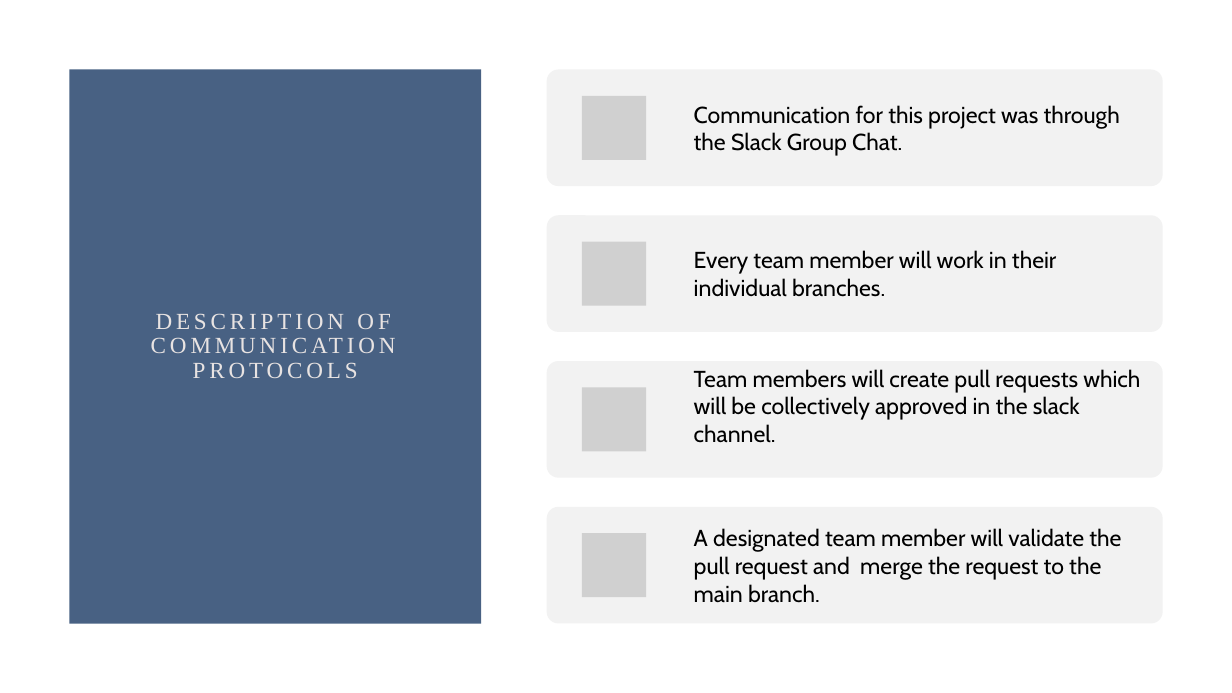
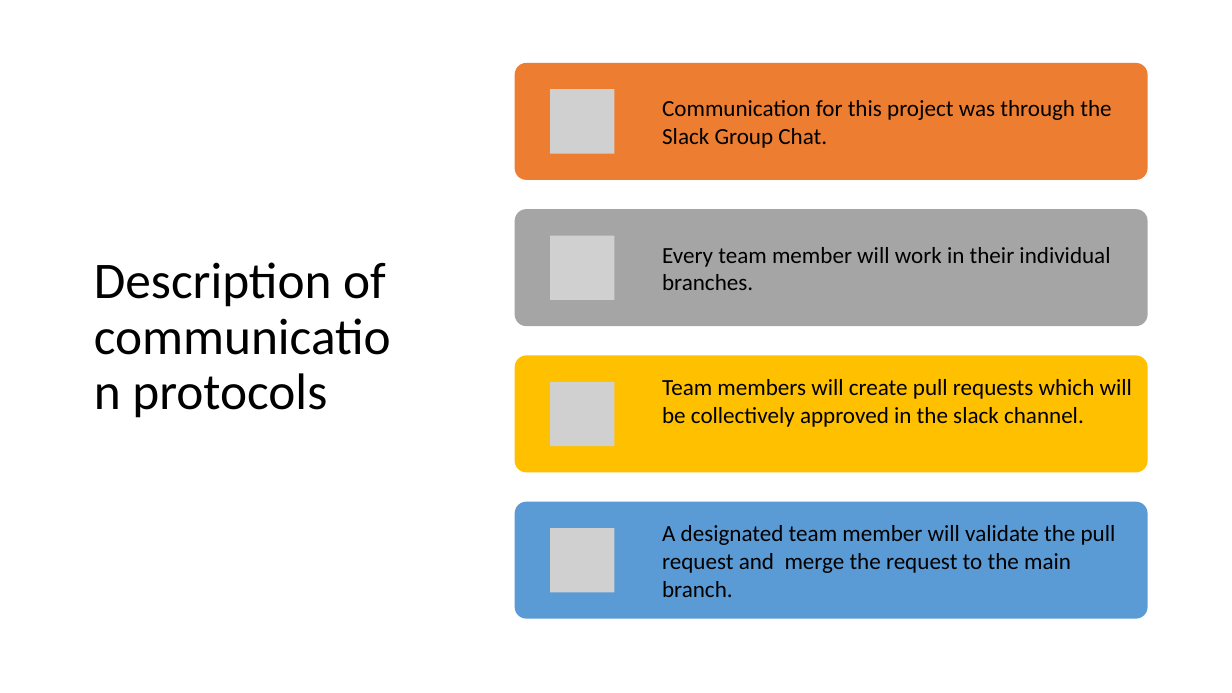
Before and after one commit to dsaulsb1/Fraud-Project, a slide deck: slide 22 of FraudProject2021.pptx (slide 23 before the commit). Drawn at 1232x693 pixels with LibreOffice and Linux fonts; fonts in the diff are those of the drawing; grey boxes stand for pictures. Boxes give left, top, right and bottom in pixels: in the first picture for what was removed or moved away, otherwise in the second. Text is boxed around its words. In the diff, an @@ line names an element or a change of style, - is before the commit and + after.

```diff
--- a/FraudProject2021.pptx
+++ b/FraudProject2021.pptx
@@ rectangle removed at (x1=69, y1=69, x2=482, y2=624) @@
@@ rounded rectangle resized from (x1=547, y1=69, x2=1164, y2=186) to (x1=515, y1=63, x2=1148, y2=180) @@
@@ rounded rectangle at (x1=515, y1=63, x2=1148, y2=180): fill #F2F2F2 to #ED7D31 @@
@@ text "Communication for this project was ..." moved from (x1=694, y1=105, x2=1120, y2=156) to (x1=662, y1=100, x2=1111, y2=148) @@
@@ picture added at (x1=550, y1=90, x2=615, y2=154) @@
@@ picture removed at (x1=582, y1=96, x2=646, y2=160) @@
@@ rounded rectangle resized from (x1=547, y1=215, x2=1164, y2=332) to (x1=515, y1=209, x2=1148, y2=326) @@
@@ rounded rectangle at (x1=515, y1=209, x2=1148, y2=326): fill #F2F2F2 to #A5A5A5 @@
@@ font Cabin to Calibri in 4 elements at (x1=662, y1=379, x2=1132, y2=427), (x1=662, y1=525, x2=1116, y2=597), (x1=662, y1=100, x2=1111, y2=148), (x1=662, y1=247, x2=1110, y2=290) @@
@@ text "Every team member will work ..." moved from (x1=694, y1=250, x2=1056, y2=297) to (x1=662, y1=247, x2=1110, y2=290) @@
@@ picture moved from (x1=582, y1=241, x2=646, y2=305) to (x1=550, y1=236, x2=615, y2=300) @@
@@ title at (x1=94, y1=262, x2=386, y2=418): text changed; size 18 to 40 pt; font Times New Roman to Calibri; text colour #E8E3E2 to #000000 @@
-DESCRIPTION OF COMMUNICATION PROTOCOLS
+Description of communication protocols
@@ rounded rectangle resized from (x1=547, y1=361, x2=1164, y2=478) to (x1=515, y1=356, x2=1148, y2=473) @@
@@ rounded rectangle at (x1=515, y1=356, x2=1148, y2=473): fill #F2F2F2 to #FFC000 @@
@@ text "Team members will create pull ..." moved from (x1=694, y1=369, x2=1140, y2=443) to (x1=662, y1=379, x2=1132, y2=427) @@
@@ picture added at (x1=550, y1=382, x2=615, y2=446) @@
@@ picture removed at (x1=582, y1=387, x2=646, y2=451) @@
@@ rounded rectangle resized from (x1=547, y1=507, x2=1164, y2=624) to (x1=515, y1=502, x2=1148, y2=619) @@
@@ rounded rectangle at (x1=515, y1=502, x2=1148, y2=619): fill #F2F2F2 to #5B9BD5 @@
@@ text "A designated team member will ..." moved from (x1=694, y1=528, x2=1121, y2=603) to (x1=662, y1=525, x2=1116, y2=597) @@
@@ picture added at (x1=550, y1=528, x2=615, y2=592) @@
@@ picture removed at (x1=582, y1=533, x2=646, y2=597) @@
```
Also in this commit, not shown: 47 other slides changed, 1 slide added, 2 slides removed.
